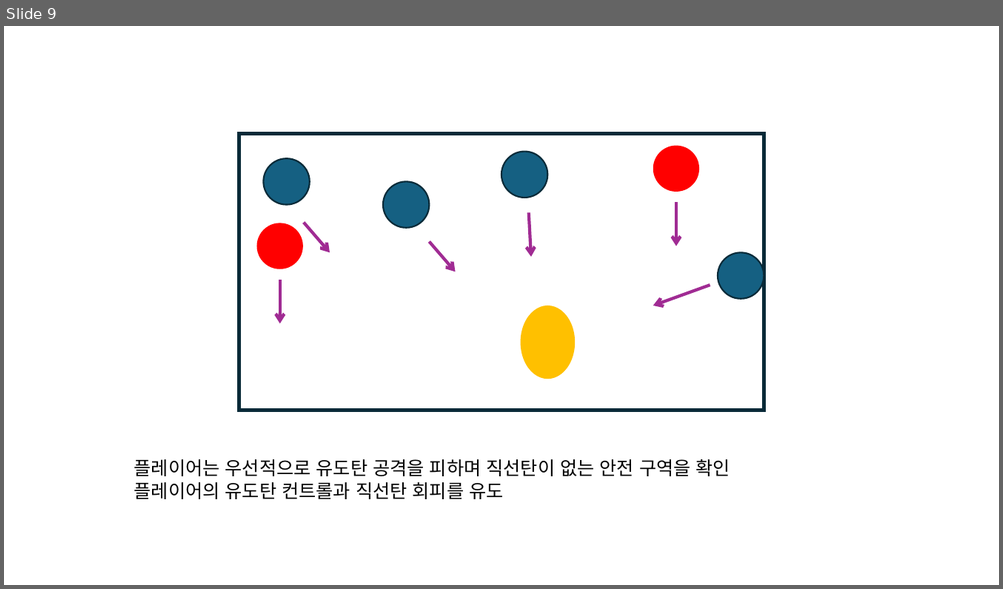
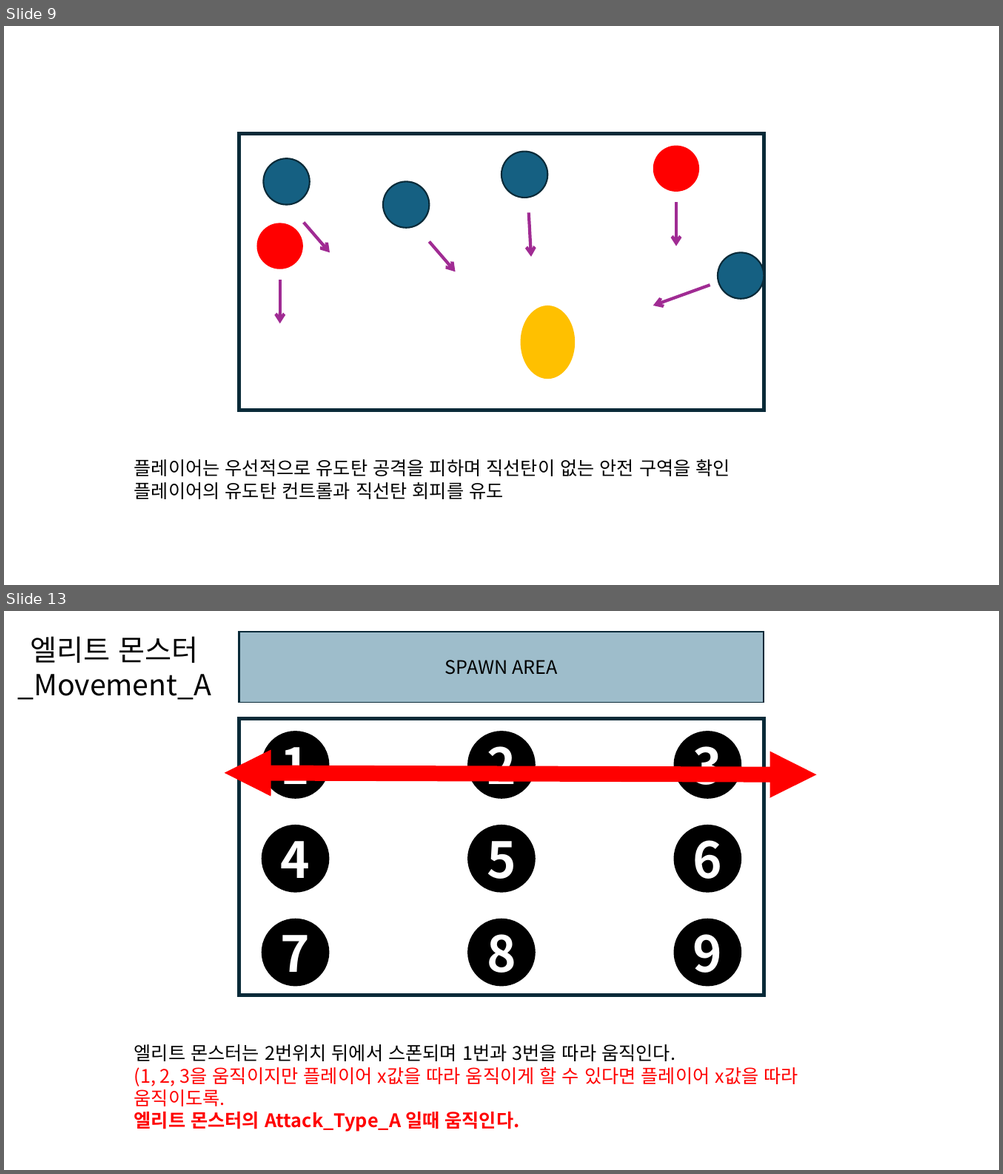
Before and after one commit to ikarijaeyoung/Project_SkyPower, a slide deck: Project_Design/백승헌/몬스터.pptx. Shown one above the other, each under a label of ours: slide 9 before the commit, slides 9 and 13 after it; the slides between them are not shown. The pictures are 1003x589 and 1003x1174 pixels, drawn with LibreOffice and Linux fonts; fonts in the diff are those of the drawing. Boxes give left, top, right and bottom in pixels: in the first picture for what was removed or moved away, otherwise in the second. Text is boxed around its words. In the diff, an @@ line names an element or a change of style, - is before the commit and + after.

Commit message:
[Docs] monster
일반, 엘리트, 보스

```diff
--- a/Project_Design/백승헌/몬스터.pptx
+++ b/Project_Design/백승헌/몬스터.pptx
@@ slide 13 added at (4,611,999,1170), background #FFFFFF @@
@@ rectangle added at (239,632,763,703), fill #156082 at 41% opacity, outline #092A39 1.5 pt @@
@@ text added at (18,636,211,700), 28 pt, text #000000 @@
+엘리트 몬스터_Movement_A
@@ text added at (445,660,558,675), 18 pt, text #000000 @@
+SPAWN AREA
@@ rectangle added at (215,703,788,1011), fill #FFFFFF @@
@@ double arrow added from (224, 773) to (817, 775), #FF0000 15 pt @@
@@ group added at (239,718,763,995): 9 ellipses, 1 rectangle @@
+1
+2
+3
+4
+5
+6
+7
+8
+9
@@ text added at (134,1045,798,1132), 18 pt, text #FF0000 @@
+엘리트 몬스터는 2번위치 뒤에서 스폰되며 1번과 3번을 따라 움직인다.
+(1, 2, 3을 움직이지만 플레이어 x값을 따라 움직이게 할 수 있다면 플레이어 x값을 따라 움직이도록.
+엘리트 몬스터의 Attack_Type_A 일때 움직인다.
```
Also in this commit, not shown: 13 other slides added.
